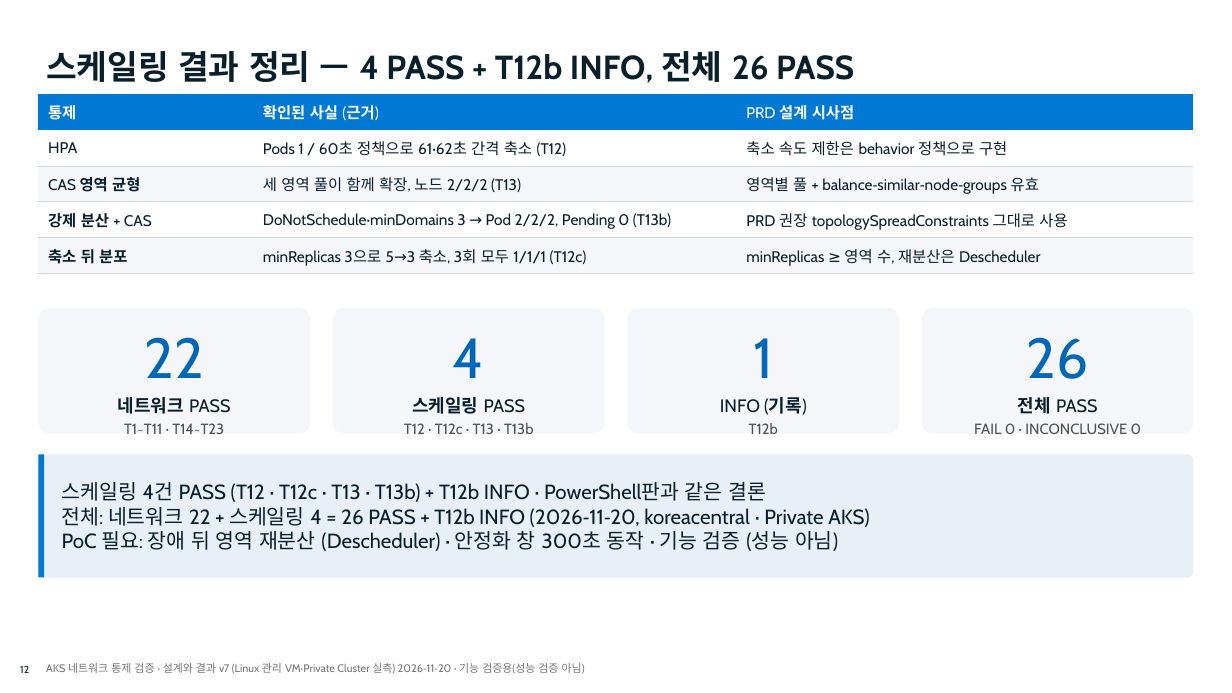
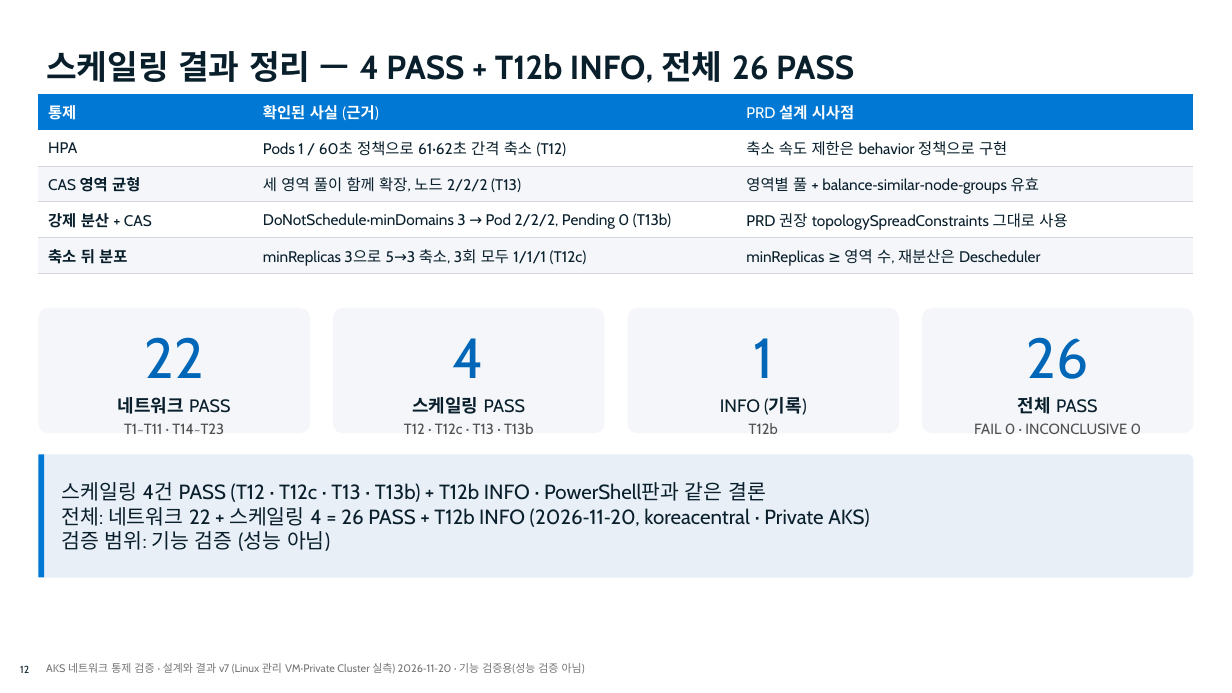
Before and after one commit to freeman9844/-aks-istio-network-test-01, a slide deck: slide 12 of deck/aksnetval-design-v7.pptx. Drawn at 1232x693 pixels with LibreOffice and Linux fonts; fonts in the diff are those of the drawing; background and template pictures are left out. Boxes give left, top, right and bottom in pixels: in the first picture for what was removed or moved away, otherwise in the second. Text is boxed around its words. In the diff, an @@ line names an element or a change of style, - is before the commit and + after.

```diff
--- a/deck/aksnetval-design-v7.pptx
+++ b/deck/aksnetval-design-v7.pptx
@@ text at (x1=62, y1=482, x2=869, y2=551): text changed @@
-스케일링 4건 PASS (T12 · T12c · T13 · T13b) + T12b INFO · PowerShell판과 같은 결론
-전체: 네트워크 22 + 스케일링 4 = 26 PASS + T12b INFO (2026‑11‑20, koreacentral · Private AKS)
-PoC 필요: 장애 뒤 영역 재분산 (Descheduler) · 안정화 창 300초 동작 · 기능 검증 (성능 아님)
+스케일링 4건 PASS (T12 · T12c · T13 · T13b) + T12b INFO · PowerShell판과 같은 결론
+전체: 네트워크 22 + 스케일링 4 = 26 PASS + T12b INFO (2026‑11‑20, koreacentral · Private AKS)
+검증 범위: 기능 검증 (성능 아님)
```
Also in this commit, not shown: 2 other slides changed, 12 other files.
